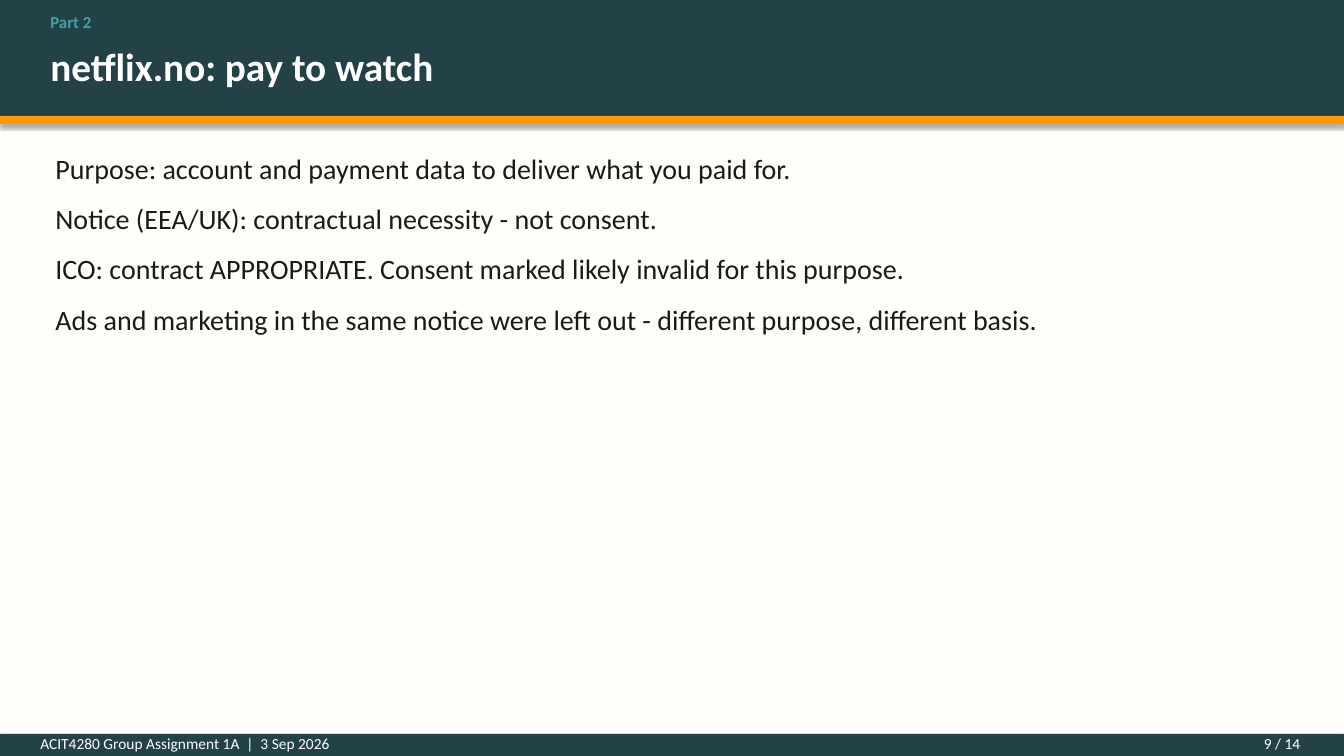
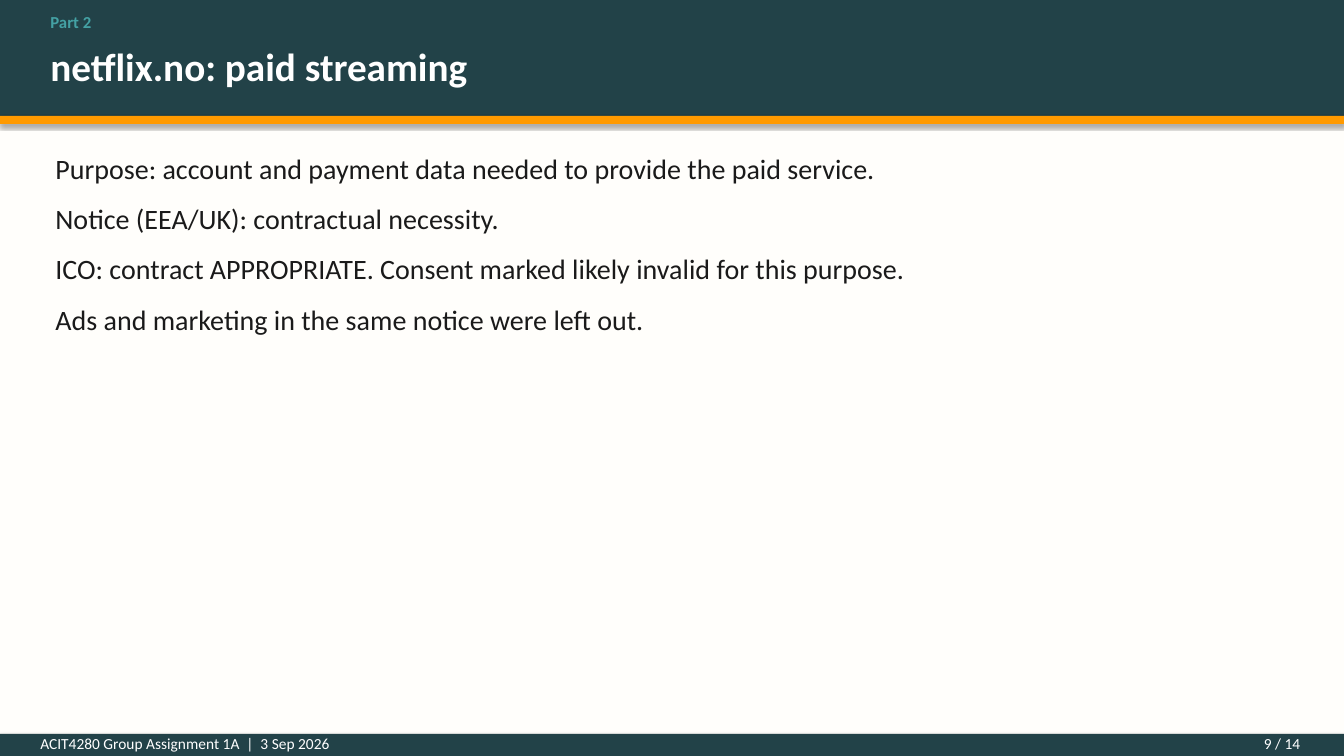
Before and after one commit to kasa031/Bacheloroppgave, a slide deck: slide 9 of ACIT4280_1A_presentation.pptx. Drawn at 1344x756 pixels with LibreOffice and Linux fonts; fonts in the diff are those of the drawing. Boxes give left, top, right and bottom in pixels: in the first picture for what was removed or moved away, otherwise in the second. Text is boxed around its words. In the diff, an @@ line names an element or a change of style, - is before the commit and + after.

```diff
--- a/ACIT4280_1A_presentation.pptx
+++ b/ACIT4280_1A_presentation.pptx
@@ text at (50,53,467,88): text changed @@
-netflix.no: pay to watch
+netflix.no: paid streaming
@@ text at (55,159,874,234): text changed @@
-Purpose: account and payment data to deliver what you paid for.
-Notice (EEA/UK): contractual necessity - not consent.
+Purpose: account and payment data needed to provide the paid service.
+Notice (EEA/UK): contractual necessity.
@@ text at (55,310,643,335): text changed @@
-Ads and marketing in the same notice were left out - different purpose, different basis.
+Ads and marketing in the same notice were left out.
```
Also in this commit, not shown: 13 other slides changed, 4 other files.
